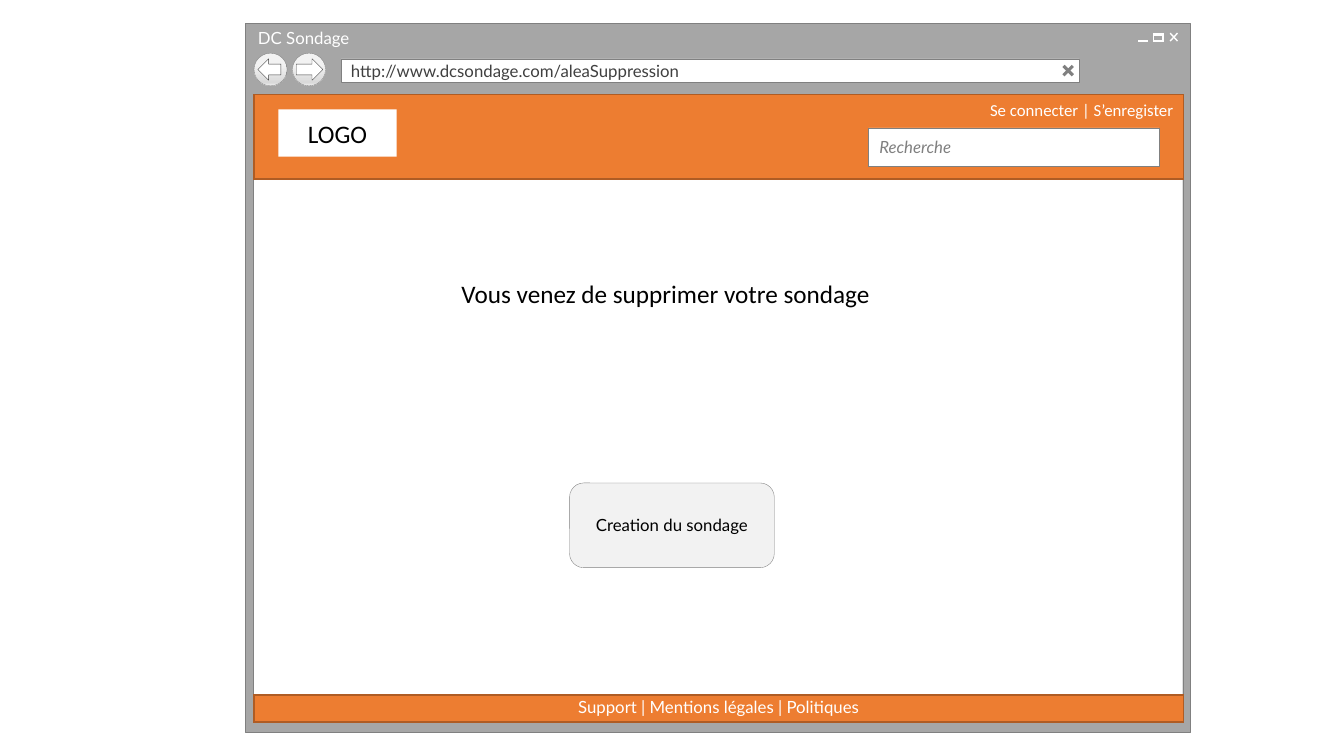
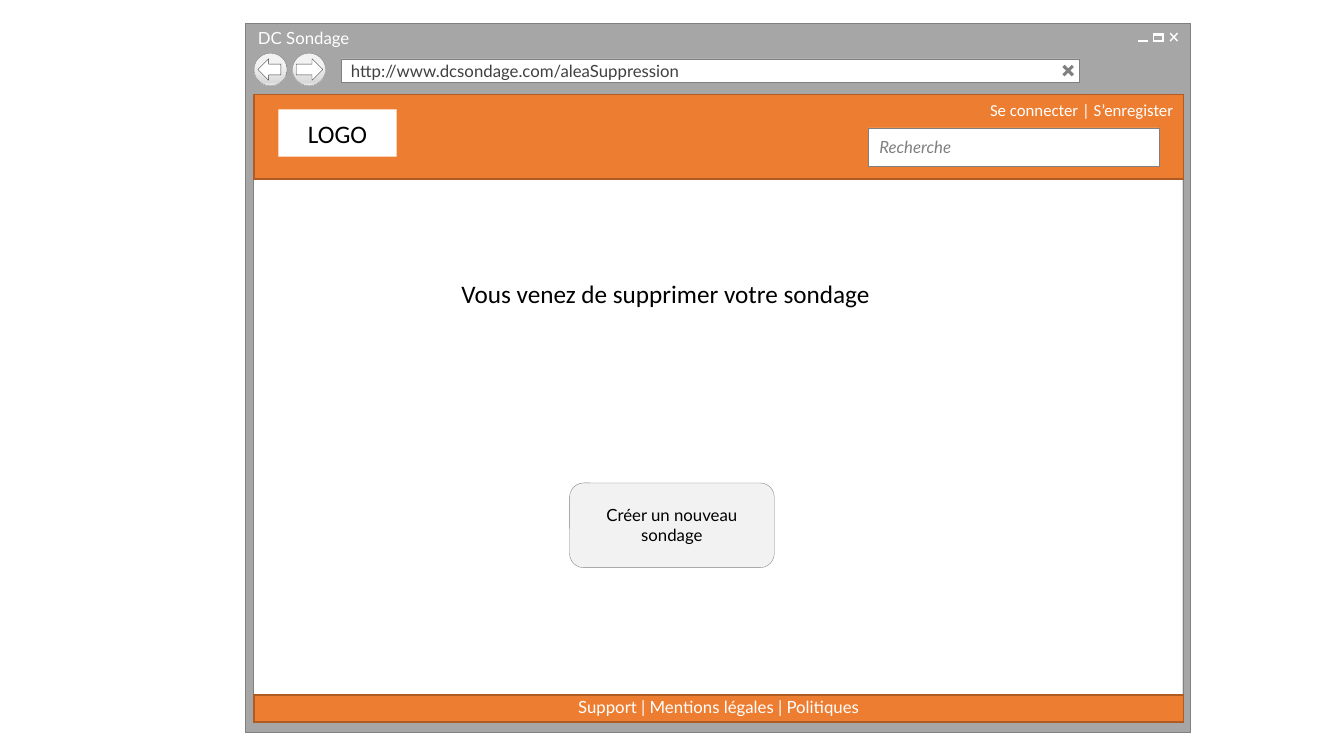
Before and after one commit to cedricbannelier/Projet1, a slide deck: slide 28 of maquetteWeb/maquetteProposition.pptx. Drawn at 1344x756 pixels with LibreOffice and Linux fonts; fonts in the diff are those of the drawing; background and template pictures are left out. Boxes give left, top, right and bottom in pixels: in the first picture for what was removed or moved away, otherwise in the second. Text is boxed around its words. In the diff, an @@ line names an element or a change of style, - is before the commit and + after.

```diff
--- a/maquetteWeb/maquetteProposition.pptx
+++ b/maquetteWeb/maquetteProposition.pptx
@@ text in rounded rectangle at (x1=606, y1=509, x2=737, y2=544): text changed @@
-Creation du sondage
+Créer un nouveau sondage
```
Also in this commit, not shown: 4 other slides changed, 3 other files.
